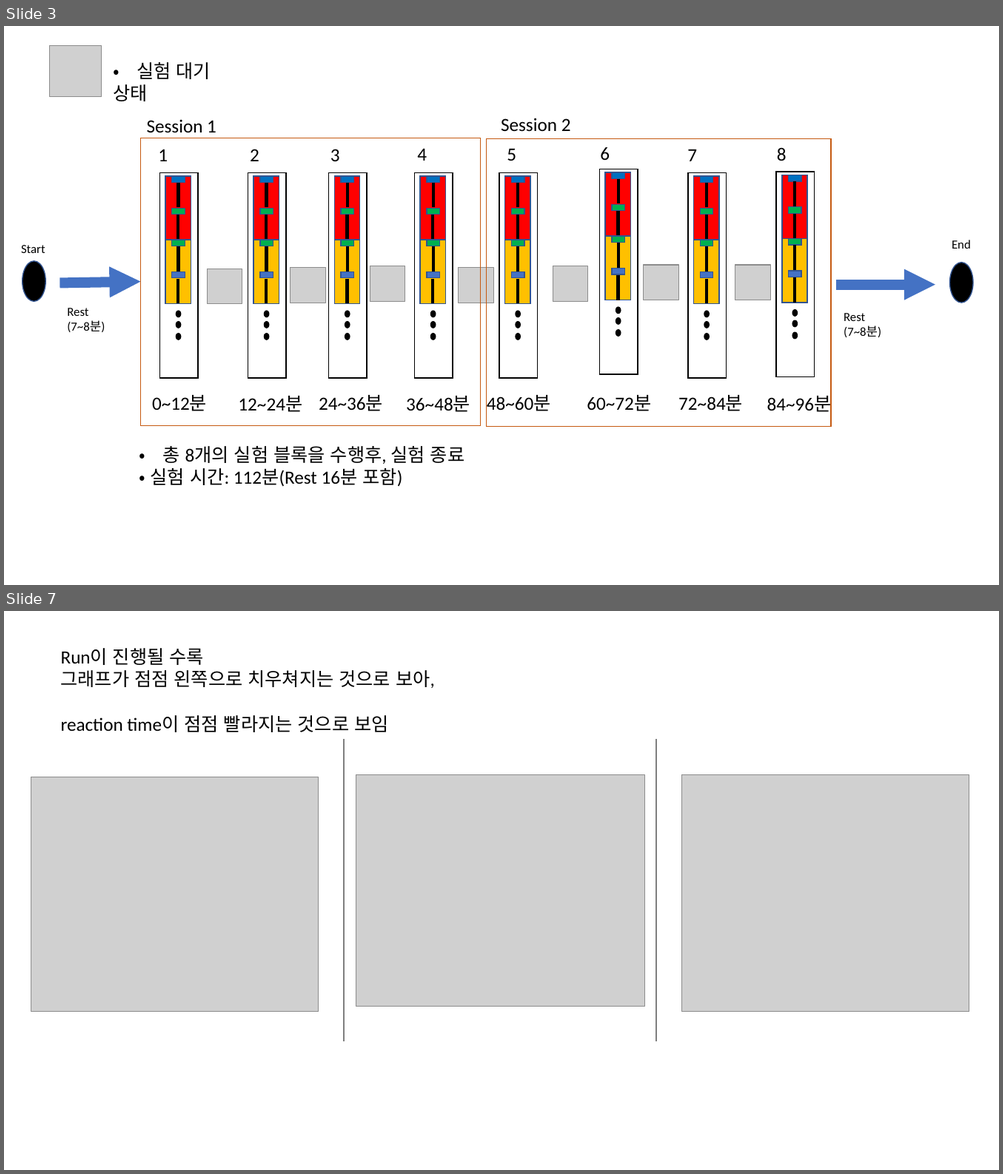
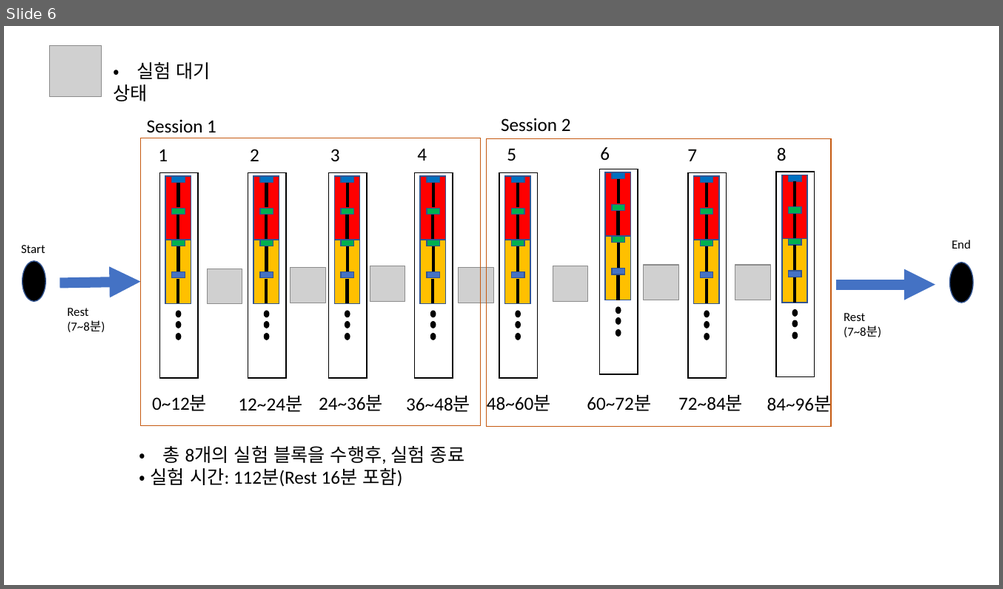
Before and after one commit to SeojinYoon/Statistics_sj, a slide deck: CLMN/Replay_Exp/blueprint/blueprint_0324v2.pptx. Shown one above the other, each under a label of ours: slides 3 and 7 before the commit, slide 6 after it; the slides between them are not shown. The pictures are 1003x1174 and 1003x589 pixels, drawn with LibreOffice and Linux fonts; fonts in the diff are those of the drawing; grey boxes stand for pictures. Boxes give left, top, right and bottom in pixels: in the first picture for what was removed or moved away, otherwise in the second. Text is boxed around its words. In the diff, an @@ line names an element or a change of style, - is before the commit and + after.

```diff
--- a/CLMN/Replay_Exp/blueprint/blueprint_0324v2.pptx
+++ b/CLMN/Replay_Exp/blueprint/blueprint_0324v2.pptx
@@ slide 7 removed at (4, 611, 999, 1170), background #FFFFFF @@
@@ text removed at (61, 648, 435, 732) @@
-Run이 진행될 수록
-그래프가 점점 왼쪽으로 치우쳐지는 것으로 보아,
-reaction time이 점점 빨라지는 것으로 보임
@@ line removed from (344, 739) to (344, 1042) @@
@@ line removed from (656, 739) to (656, 1042) @@
@@ picture removed at (31, 777, 318, 1011) @@
@@ picture removed at (356, 775, 644, 1005) @@
@@ picture removed at (683, 775, 970, 1011) @@
@@ what was slide 3 is now slide 6 @@
```
Also in this commit, not shown: 3 slides added, 4 other slides removed, 2 other files.
